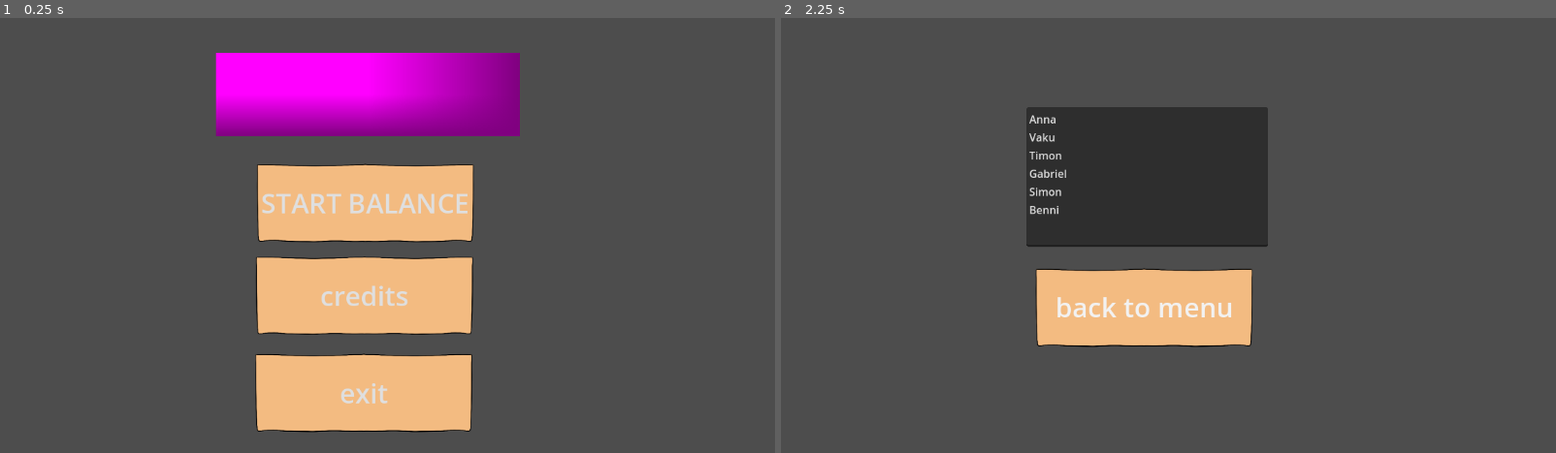
Above: before the commit, frames 1-2 (left to right).
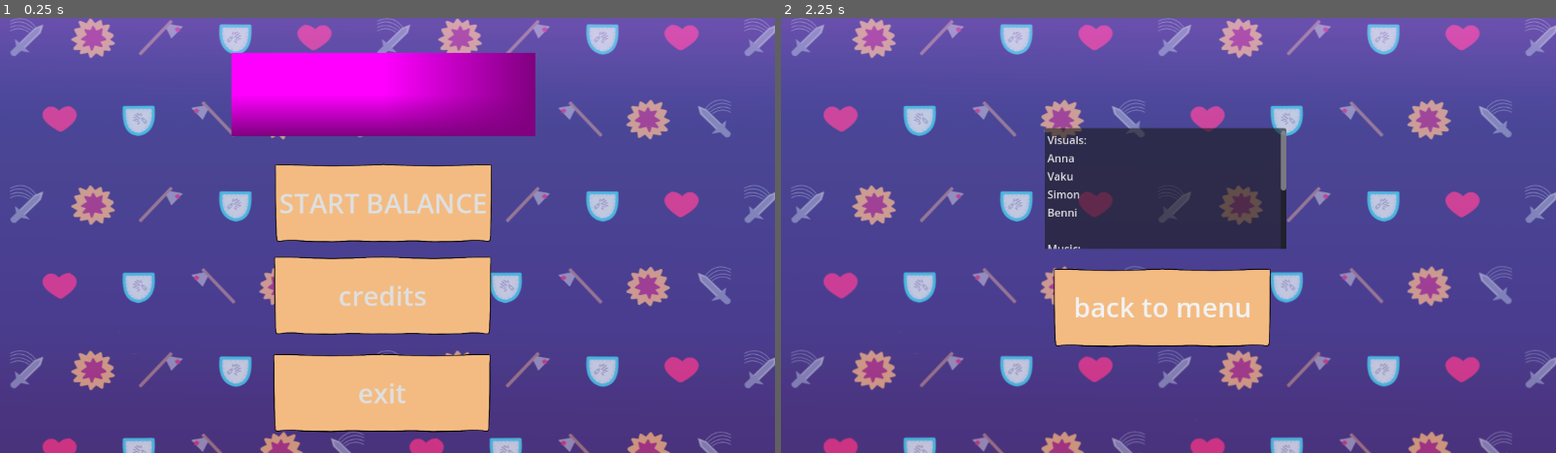
Above: after the commit, the same moments.

Repository: cncptpr/balance-your-character
Game: Godot game, scene res://game.tscn
Two runs of this game, one before a commit and one after it. Both use one fixed random seed, a clock stepped at 60 frames per second and the inputs below.
Inputs:
- Up to frame 1 (0.25 s): no input
- Up to frame 2 (2.25 s): click "credits" at 0.5 s; click "back to menu" at 1.25 s; click "credits" at 2 s

The runs differ from the first frame. In frame 1, 81% of the frame differs, in the area x 0-100%, y 0-100%; in frame 2, 96%.

Commit message:
player_randomization

Diff:
--- a/balance_screen.tscn
+++ b/balance_screen.tscn
@@ -1,7 +1,7 @@
 [gd_scene load_steps=4 format=3 uid="uid://d0nhskn2dkhhk"]
 
 [ext_resource type="Script" uid="uid://do1f5k0ri6sjs" path="res://balance_screen.gd" id="1_icfci"]
-[ext_resource type="Texture2D" uid="uid://csbvgr1fsaea0" path="res://assets/concept-art/redButton.webp" id="2_eja8j"]
+[ext_resource type="Texture2D" uid="uid://csbvgr1fsaea0" path="res://assets/Menu/redButton.webp" id="2_eja8j"]
 
 [sub_resource type="PlaceholderTexture2D" id="PlaceholderTexture2D_4sabo"]
 
--- a/credits.gd
+++ b/credits.gd
@@ -11,3 +11,6 @@
 	get_tree().change_scene_to_file("res://main_menu.tscn")
 	print("pressed return to menu")
 	pass
+
+func _on_button_mouse_touched_button_exit() -> void:
+	$ButtonSound.play()
--- a/credits.tscn
+++ b/credits.tscn
@@ -1,7 +1,10 @@
-[gd_scene load_steps=3 format=3 uid="uid://cmyb6uk4w84fs"]
+[gd_scene load_steps=6 format=3 uid="uid://cmyb6uk4w84fs"]
 
 [ext_resource type="Script" uid="uid://diequyxfe7rfo" path="res://credits.gd" id="1_nm7lk"]
-[ext_resource type="Texture2D" uid="uid://cxwk4ienbmuxe" path="res://assets/concept-art/Button.webp" id="2_c1t8d"]
+[ext_resource type="Texture2D" uid="uid://cxwk4ienbmuxe" path="res://assets/Menu/Button.webp" id="2_c1t8d"]
+[ext_resource type="AudioStream" uid="uid://001nhr1rcod7" path="res://assets/Menu/Click.wav" id="3_g4wvt"]
+[ext_resource type="Texture2D" uid="uid://cr4uh68pkcd52" path="res://assets/Menu/Menu_Backdrop.webp" id="4_j6beo"]
+[ext_resource type="Texture2D" uid="uid://ckwepedfa2kls" path="res://assets/Menu/Menu_Backdrop2.webp" id="5_4av4j"]
 
 [node name="credits" type="Node2D"]
 script = ExtResource("1_nm7lk")
@@ -13,17 +16,28 @@
 offset_bottom = 40.0
 
 [node name="TextEdit" type="TextEdit" parent="credit_text"]
+z_index = -12
 layout_mode = 0
-offset_left = 365.0
-offset_top = 133.0
-offset_right = 724.0
-offset_bottom = 341.0
-text = "Anna
+offset_left = 392.0
+offset_top = 164.0
+offset_right = 751.0
+offset_bottom = 372.0
+text = "Visuals:
+Anna
 Vaku
+Simon
+Benni
+
+Music:
+Dilara
+Vaku
+
+Code:
+Anna
 Timon
 Gabriel
-Simon
-Benni
+
+
 "
 
 [node name="back_to_main" type="Control" parent="."]
@@ -35,7 +49,7 @@
 offset_bottom = 52.0
 
 [node name="Sprite2D" type="Sprite2D" parent="back_to_main"]
-position = Vector2(541.75, 428.75)
+position = Vector2(568.75, 428.75)
 scale = Vector2(0.525259, 0.525259)
 texture = ExtResource("2_c1t8d")
 
@@ -46,14 +60,33 @@
 anchor_top = 3.87049
 anchor_right = -0.23125
 anchor_bottom = 3.87049
-offset_left = 392.0
+offset_left = 419.0
 offset_top = 198.0
-offset_right = 710.0
+offset_right = 737.0
 offset_bottom = 314.0
 theme_override_font_sizes/font_size = 40
 text = "back to menu
 "
 flat = true
-metadata/_edit_use_anchors_ = true
 
+[node name="ButtonSound" type="AudioStreamPlayer" parent="."]
+stream = ExtResource("3_g4wvt")
+volume_db = -29.884
+pitch_scale = 0.5
+max_polyphony = 3
+playback_type = 1
+
+[node name="bg" type="Node2D" parent="."]
+
+[node name="MenuBackdrop" type="Sprite2D" parent="bg"]
+z_index = -13
+position = Vector2(579, 322)
+texture = ExtResource("4_j6beo")
+
+[node name="MenuBackdrop2" type="Sprite2D" parent="."]
+z_index = -11
+position = Vector2(579, 500)
+texture = ExtResource("5_4av4j")
+
+[connection signal="mouse_entered" from="back_to_main/Button" to="." method="_on_button_mouse_touched_button_exit"]
 [connection signal="pressed" from="back_to_main/Button" to="." method="_on_button_pressed_main_menu"]
--- a/figth_scene.tscn
+++ b/figth_scene.tscn
@@ -7,7 +7,9 @@
 [ext_resource type="PackedScene" uid="uid://02iethx8s0lv" path="res://equipment/fireball/fireball.tscn" id="4_exjn7"]
 [ext_resource type="PackedScene" uid="uid://di1qy5nkg08ky" path="res://equipment/plank/plank.tscn" id="5_nhxt3"]
 [ext_resource type="PackedScene" uid="uid://bywaln2xtvyjy" path="res://player/warrior/warrior.tscn" id="6_dbvx1"]
-[ext_resource type="Texture2D" uid="uid://cxwk4ienbmuxe" path="res://assets/concept-art/Button.webp" id="8_dbvx1"]
+[ext_resource type="Texture2D" uid="uid://cxwk4ienbmuxe" path="res://assets/Menu/Button.webp" id="8_dbvx1"]
+[ext_resource type="AudioStream" uid="uid://001nhr1rcod7" path="res://assets/Menu/Click.wav" id="9_e1fy6"]
+[ext_resource type="AudioStream" uid="uid://dvl17jx2lnxtf" path="res://assets/Menu/d 09.08.25 balance your character main theme.wav" id="10_58egn"]
 
 [sub_resource type="Resource" id="Resource_e1fy6"]
 script = ExtResource("4_3jlcx")
@@ -103,4 +105,19 @@
 text = "Score"
 horizontal_alignment = 1
 
+[node name="ButtonSound" type="AudioStreamPlayer" parent="."]
+stream = ExtResource("9_e1fy6")
+volume_db = -29.884
+pitch_scale = 0.5
+max_polyphony = 3
+playback_type = 1
+
+[node name="Theme" type="AudioStreamPlayer" parent="."]
+stream = ExtResource("10_58egn")
+volume_db = -3.962
+autoplay = true
+max_polyphony = 3
+playback_type = 1
+
+[connection signal="mouse_entered" from="GameEnd/start_balance/Button" to="." method="_on_button_mouse_touched_button_again"]
 [connection signal="pressed" from="GameEnd/start_balance/Button" to="." method="_on_button_pressed_next_balance"]
--- /dev/null
+++ b/globalvar.gd
@@ -0,0 +1,3 @@
+extends Node2D
+
+var GlobalScore: int = 0
--- a/icon.svg
+++ /dev/null
@@ -1 +0,0 @@
-<svg xmlns="http://www.w3.org/2000/svg" width="128" height="128"><rect width="124" height="124" x="2" y="2" fill="#363d52" stroke="#212532" stroke-width="4" rx="14"/><g fill="#fff" transform="translate(12.322 12.322)scale(.101)"><path d="M105 673v33q407 354 814 0v-33z"/><path fill="#478cbf" d="m105 673 152 14q12 1 15 14l4 67 132 10 8-61q2-11 15-15h162q13 4 15 15l8 61 132-10 4-67q3-13 15-14l152-14V427q30-39 56-81-35-59-83-108-43 20-82 47-40-37-88-64 7-51 8-102-59-28-123-42-26 43-46 89-49-7-98 0-20-46-46-89-64 14-123 42 1 51 8 102-48 27-88 64-39-27-82-47-48 49-83 108 26 42 56 81zm0 33v39c0 276 813 276 814 0v-39l-134 12-5 69q-2 10-14 13l-162 11q-12 0-16-11l-10-65H446l-10 65q-4 11-16 11l-162-11q-12-3-14-13l-5-69z"/><path d="M483 600c0 34 58 34 58 0v-86c0-34-58-34-58 0z"/><circle cx="725" cy="526" r="90"/><circle cx="299" cy="526" r="90"/></g><g fill="#414042" transform="translate(12.322 12.322)scale(.101)"><circle cx="307" cy="532" r="60"/><circle cx="717" cy="532" r="60"/></g></svg>
--- a/main_menu.tscn
+++ b/main_menu.tscn
@@ -1,7 +1,10 @@
-[gd_scene load_steps=4 format=3 uid="uid://dgb5jjsoqkkw1"]
+[gd_scene load_steps=7 format=3 uid="uid://dgb5jjsoqkkw1"]
 
 [ext_resource type="Script" uid="uid://dxp044cv0ik1q" path="res://menu.gd" id="1_06t4h"]
-[ext_resource type="Texture2D" uid="uid://cxwk4ienbmuxe" path="res://assets/concept-art/Button.webp" id="2_7vrkn"]
+[ext_resource type="Texture2D" uid="uid://cxwk4ienbmuxe" path="res://assets/Menu/Button.webp" id="2_7vrkn"]
+[ext_resource type="Texture2D" uid="uid://cr4uh68pkcd52" path="res://assets/Menu/Menu_Backdrop.webp" id="2_glbon"]
+[ext_resource type="AudioStream" uid="uid://001nhr1rcod7" path="res://assets/Menu/Click.wav" id="3_fu7sn"]
+[ext_resource type="Script" uid="uid://mvrlyvmescff" path="res://globalvar.gd" id="4_jix8l"]
 
 [sub_resource type="PlaceholderTexture2D" id="PlaceholderTexture2D_06t4h"]
 
@@ -11,9 +14,16 @@
 [node name="title_game_name" type="Node2D" parent="."]
 
 [node name="Sprite2D" type="Sprite2D" parent="title_game_name"]
-position = Vector2(547, 114)
+position = Vector2(570, 114)
 scale = Vector2(452.25, 123.75)
 texture = SubResource("PlaceholderTexture2D_06t4h")
+
+[node name="bg" type="Node2D" parent="."]
+
+[node name="MenuBackdrop" type="Sprite2D" parent="bg"]
+z_index = -12
+position = Vector2(579, 322)
+texture = ExtResource("2_glbon")
 
 [node name="start_balance" type="Control" parent="."]
 layout_mode = 3
@@ -23,16 +33,16 @@
 metadata/_edit_use_anchors_ = true
 
 [node name="Sprite2D" type="Sprite2D" parent="start_balance"]
-position = Vector2(543, 282)
+position = Vector2(570, 282)
 scale = Vector2(0.525259, 0.525259)
 texture = ExtResource("2_7vrkn")
 
 [node name="Button" type="Button" parent="start_balance"]
 layout_mode = 1
 anchors_preset = -1
-anchor_left = -0.2
+anchor_left = 0.475
 anchor_top = -0.55
-anchor_right = -0.2
+anchor_right = 0.475
 anchor_bottom = 0.45
 offset_left = 392.0
 offset_top = 241.0
@@ -51,16 +61,16 @@
 metadata/_edit_use_anchors_ = true
 
 [node name="Sprite2D" type="Sprite2D" parent="credits"]
-position = Vector2(541.75, 419.75)
+position = Vector2(568.75, 419.75)
 scale = Vector2(0.525259, 0.525259)
 texture = ExtResource("2_7vrkn")
 
 [node name="Button" type="Button" parent="credits"]
 layout_mode = 1
 anchors_preset = -1
-anchor_left = -0.23125
+anchor_left = 0.44375
 anchor_top = 2.89375
-anchor_right = -0.23125
+anchor_right = 0.44375
 anchor_bottom = 3.89375
 offset_left = 392.0
 offset_top = 241.0
@@ -79,16 +89,16 @@
 metadata/_edit_use_anchors_ = true
 
 [node name="Sprite2D" type="Sprite2D" parent="end"]
-position = Vector2(540.75, 564.75)
+position = Vector2(567.75, 564.75)
 scale = Vector2(0.525259, 0.525259)
 texture = ExtResource("2_7vrkn")
 
 [node name="Button" type="Button" parent="end"]
 layout_mode = 1
 anchors_preset = -1
-anchor_left = -0.25625
+anchor_left = 0.41875
 anchor_top = 6.51875
-anchor_right = -0.25625
+anchor_right = 0.41875
 anchor_bottom = 7.51875
 offset_left = 392.0
 offset_top = 241.0
@@ -99,6 +109,19 @@
 flat = true
 metadata/_edit_use_anchors_ = true
 
+[node name="ButtonSound" type="AudioStreamPlayer" parent="."]
+stream = ExtResource("3_fu7sn")
+volume_db = -29.884
+pitch_scale = 0.5
+max_polyphony = 3
+playback_type = 1
+
+[node name="globalvar" type="Node2D" parent="."]
+script = ExtResource("4_jix8l")
+
+[connection signal="mouse_entered" from="start_balance/Button" to="." method="_on_button_mouse_touched_button_play"]
 [connection signal="pressed" from="start_balance/Button" to="." method="_on_button_pressed_start"]
+[connection signal="mouse_entered" from="credits/Button" to="." method="_on_button_mouse_touched_button_credits"]
 [connection signal="pressed" from="credits/Button" to="." method="_on_button_pressed_credits"]
+[connection signal="mouse_entered" from="end/Button" to="." method="_on_button_mouse_touched_button_exit"]
 [connection signal="pressed" from="end/Button" to="." method="_on_button_pressed_end"]
--- a/menu.gd
+++ b/menu.gd
@@ -1,6 +1,7 @@
 extends Node2D
 
 func _ready() -> void:
+	Globalvar.GlobalScore = 0
 	pass
 
 func _process(delta: float) -> void:
@@ -21,3 +22,12 @@
 func _on_button_pressed_end() -> void:
 	get_tree().quit()
 	pass
+
+func _on_button_mouse_touched_button_play() -> void:
+	$ButtonSound.play()
+
+func _on_button_mouse_touched_button_credits() -> void:
+	$ButtonSound.play()
+
+func _on_button_mouse_touched_button_exit() -> void:
+	$ButtonSound.play()
--- a/player.gd
+++ b/player.gd
@@ -22,6 +22,8 @@
 
 func _ready() -> void:
 	fullname = generate_name()
+	setAppearance()
+
 	animationTree.active = true
 	animationStateMachine.travel("Idle")
 	for equipmentScene in equipmentSlots.list():
@@ -35,6 +37,21 @@
 
 func generate_name():
 	return surnames[randi_range(0,7)] + " the " + lastnames[randi_range(0,4)]
+
+func setAppearance():
+	var type: int = randi_range(0,2)
+	if type == 0:
+		$Appearance/Sprite2D.texture = load("res://assets/Players/CL_Tank.webp")
+		$Appearance/Sprite2D/arm.texture = load("res://assets/Players/CL_TankArm.webp")
+		$Appearance/Sprite2D/arm.offset = Vector2(0, 0)
+	if type == 1:
+		$Appearance/Sprite2D.texture = load("res://assets/Players/CL_Mage.png")
+		$Appearance/Sprite2D/arm.texture = load("res://assets/Players/CL_MageArm.png")
+		$Appearance/Sprite2D/arm.offset = Vector2(-156, -136)
+	if type ==2:
+		$Appearance/Sprite2D.texture = load("res://assets/Players/CL_Fighter.png")
+		$Appearance/Sprite2D/arm.texture = load("res://assets/Players/CL_FighterArm.png")
+		$Appearance/Sprite2D/arm.offset = Vector2(-100, -160)
 
 func start_figth():
 	print(name, ": Start Figth")
--- a/player.tscn
+++ b/player.tscn
@@ -1,9 +1,10 @@
-[gd_scene load_steps=21 format=3 uid="uid://cjeq7hygogjmc"]
+[gd_scene load_steps=22 format=3 uid="uid://cjeq7hygogjmc"]
 
 [ext_resource type="Script" uid="uid://j366t82utj4u" path="res://player.gd" id="1_rkbax"]
 [ext_resource type="Texture2D" uid="uid://c6klu6m2ctb" path="res://assets/man_stolen.png" id="2_g1dw6"]
 [ext_resource type="Script" uid="uid://dwlbo8pci7g2t" path="res://equipment/stats.gd" id="2_i3pqv"]
 [ext_resource type="Script" uid="uid://ltgywyv7k6nf" path="res://equipment/EquipmentSlots.gd" id="3_hqtel"]
+[ext_resource type="Texture2D" uid="uid://31jgub1plbyn" path="res://assets/Players/CL_TankArm.webp" id="5_sweqy"]
 
 [sub_resource type="Resource" id="Resource_hqtel"]
 script = ExtResource("2_i3pqv")
@@ -174,6 +175,7 @@
 [node name="Appearance" type="Node2D" parent="."]
 
 [node name="Sprite2D" type="Sprite2D" parent="Appearance"]
+z_index = -6
 position = Vector2(0, -136)
 scale = Vector2(0.216295, 0.216295)
 texture = ExtResource("2_g1dw6")
@@ -182,6 +184,11 @@
 [node name="Inventory" type="Node2D" parent="Appearance/Sprite2D"]
 position = Vector2(295.892, -122.662)
 scale = Vector2(4.62332, 5.11093)
+
+[node name="arm" type="Sprite2D" parent="Appearance/Sprite2D"]
+z_index = -7
+scale = Vector2(-1, 1)
+texture = ExtResource("5_sweqy")
 
 [node name="AnimationPlayer" type="AnimationPlayer" parent="Appearance"]
 root_node = NodePath("../..")
--- a/project.godot
+++ b/project.godot
@@ -13,7 +13,11 @@
 config/name="balance-your-character"
 run/main_scene="uid://866wc3skafrs"
 config/features=PackedStringArray("4.4", "GL Compatibility")
-config/icon="res://icon.svg"
+config/icon="uid://dk4q6fba0mqqq"
+
+[autoload]
+
+Globalvar="*res://globalvar.gd"
 
 [dotnet]
 
--- a/scene.gd
+++ b/scene.gd
@@ -7,6 +7,9 @@
 @export var player2Scene: PackedScene
 @export var player2EquipmentSlots: EquipmentSlots
 @export var player2: Player
+
+var button_message: String
+var score: int
 
 func _ready() -> void:
 	$GameEnd.visible = false
@@ -31,7 +34,6 @@
 	player2.transform.origin = Vector2(867.0, 500.0)
 
 	player2.flip()
-
 	start_figth()
 
 func start_figth() -> void:
@@ -54,8 +56,11 @@
 	player1.stop_figth()
 	player2.stop_figth()
 
-	var button_message: String
-	var score: int = (100-abs((player1.health*100/player1.max_health)-(player2.health*100/player2.max_health)))
+
+	score = (100-abs((player1.health*100/player1.max_health)-(player2.health*100/player2.max_health)))
+	Globalvar.GlobalScore += score
+	print(">> Global Score: " + str(Globalvar.GlobalScore))
+
 	button_message = "try again"
 	button_message = "next fight"
 	$GameEnd/wintext.text = label_message
@@ -67,3 +72,6 @@
 func _on_button_pressed_next_balance() -> void:
 	get_tree().change_scene_to_file("res://balance_screen.tscn")
 	print("pressed next button")
+
+func _on_button_mouse_touched_button_again() -> void:
+	$ButtonSound.play()
Renamed: assets/concept-art/Button.webp -> assets/Menu/Button.webp
Not shown, added: assets/Menu/Button.webp.import
Not shown, added: assets/Menu/Click.wav.import
Binary file added: assets/Menu/Menu_Backdrop.webp
Not shown, added: assets/Menu/Menu_Backdrop.webp.import
Binary file added: assets/Menu/Menu_Backdrop2.webp
Not shown, added: assets/Menu/Menu_Backdrop2.webp.import
Not shown, added: assets/Menu/d 09.08.25 balance your character main theme.wav.import
Renamed: assets/concept-art/redButton.webp -> assets/Menu/redButton.webp
Not shown, added: assets/Menu/redButton.webp.import
Binary file added: assets/Players/CL_Fighter.png
Not shown, added: assets/Players/CL_Fighter.png.import
(and 19 more such lines)
